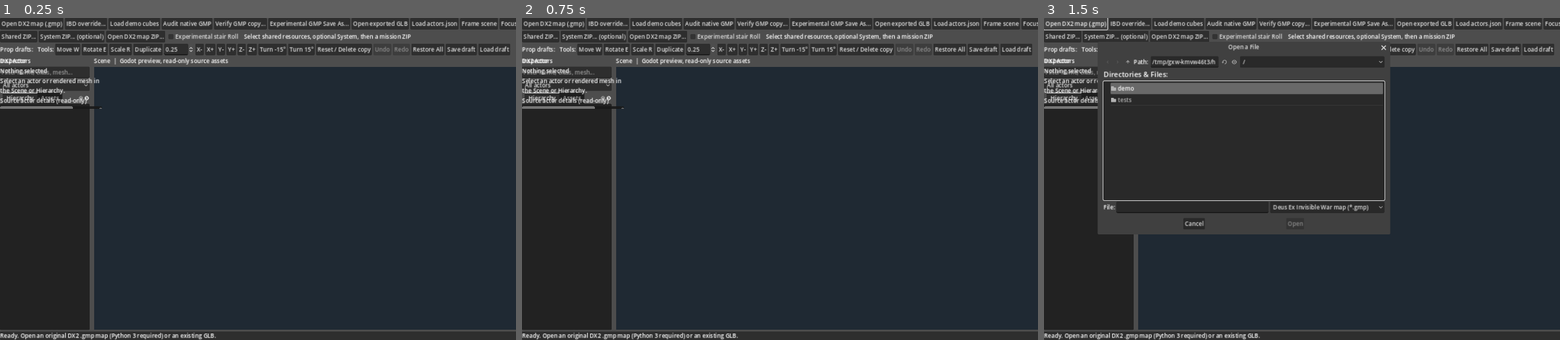
Above: before the commit, frames 1-3 (left to right).
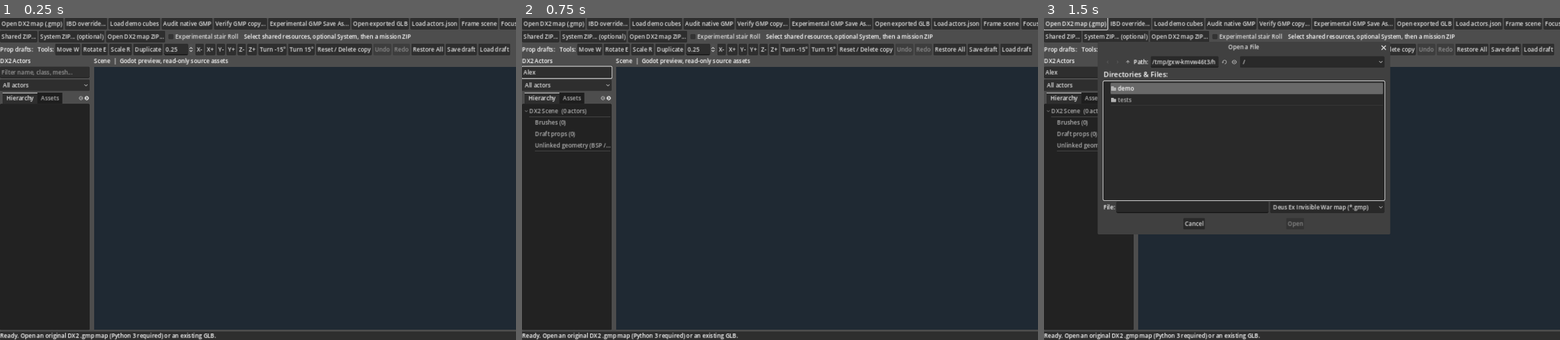
Above: after the commit, the same moments.

Repository: JakX2/Deus-Ex-2-SDK
Game: Godot game, scene res://main.tscn
Same seed, same stepped clock (60 frames per second), same inputs: the game is played once before the commit and once after it.
Inputs (mouse positions are in pixels of both pictures, inside the frame that each line leads up to):
- Up to frame 1 (0.25 s): no input
- Up to frame 2 (0.75 s): click (568, 72) at 0.52 s; type "Alex" at 0.6 s
- Up to frame 3 (1.5 s): click "Open DX2 map (.gmp)" at 1.25 s

The runs differ from the first frame. In frame 1, 0.7% of the frame differs, in the area x 0-20%, y 12-29%; in frame 2, 1.4%, in the area x 0-20%, y 12-42%; in frame 3, 0.9%.

Commit message:
Fix missing Inspector with nested two-way splits and show source-based placement audit for selected actors

Diff:
--- a/native_editor/godot_editor/main.gd
+++ b/native_editor/godot_editor/main.gd
@@ -35,6 +35,7 @@
 var hierarchy_syncing := false
 var inspector_title: Label
 var inspector_details: Label
+var placement_inspector: Label
 var inspector_transform_section: VBoxContainer
 var inspector_spins: Dictionary = {}
 var inspector_syncing := false
@@ -462,10 +463,16 @@
     actor_list.item_activated.connect(func(_index): focus_selected())
     sidebar.add_child(actor_list)
 
+    # Godot SplitContainer supports exactly two content children.
+    # The prior three-child version dropped the Inspector offscreen.
+    var content_split := HSplitContainer.new()
+    content_split.size_flags_horizontal = Control.SIZE_EXPAND_FILL
+    content_split.size_flags_vertical = Control.SIZE_EXPAND_FILL
+    horizontal.add_child(content_split)
     var scene_pane := VBoxContainer.new()
     scene_pane.size_flags_horizontal = Control.SIZE_EXPAND_FILL
     scene_pane.custom_minimum_size.x = 440
-    horizontal.add_child(scene_pane)
+    content_split.add_child(scene_pane)
     var scene_label := Label.new()
     scene_label.text = "Scene  |  Godot preview, read-only source assets"
     scene_pane.add_child(scene_label)
@@ -478,7 +485,7 @@
     var inspector_pane := VBoxContainer.new()
     inspector_pane.custom_minimum_size.x = 285
     inspector_pane.size_flags_vertical = Control.SIZE_EXPAND_FILL
-    horizontal.add_child(inspector_pane)
+    content_split.add_child(inspector_pane)
     var heading := Label.new()
     heading.text = "Inspector"
     inspector_pane.add_child(heading)
@@ -489,6 +496,15 @@
     inspector_details.text = "Select an actor or rendered mesh in the Scene or Hierarchy."
     inspector_details.autowrap_mode = TextServer.AUTOWRAP_WORD_SMART
     inspector_pane.add_child(inspector_details)
+    placement_inspector = Label.new()
+    placement_inspector.autowrap_mode = TextServer.AUTOWRAP_WORD_SMART
+    placement_inspector.visible = false
+    inspector_pane.add_child(placement_inspector)
+    var copy_placement := Button.new()
+    copy_placement.text = "Copy placement evidence"
+    copy_placement.tooltip_text = "Copy GMP vs IBD vs mesh vertex bounds and original pivot information"
+    copy_placement.pressed.connect(_copy_placement_evidence)
+    inspector_pane.add_child(copy_placement)
     inspector_transform_section = VBoxContainer.new()
     inspector_pane.add_child(inspector_transform_section)
     var inspector_transform_heading := Label.new()
@@ -1934,10 +1950,55 @@
     status_label.text = "Copied rotation hypotheses and BSP bounding-box evidence to clipboard."
 
 
+func _copy_placement_evidence() -> void:
+    var actor: Dictionary = {}
+    var nodes := _selection_nodes()
+    if nodes.size() == 1 and actors_by_name.has(str(nodes[0].name)):
+        actor = actors_by_name[str(nodes[0].name)]
+    elif nodes.is_empty() and not selected_actor.is_empty():
+        actor = selected_actor
+    if actor.is_empty():
+        status_label.text = "Select one original actor to copy placement evidence."
+        return
+    var data: Variant = actor.get("placement_diagnostic", null)
+    var report := _format_actor_diagnostic(actor)
+    if typeof(data) == TYPE_DICTIONARY:
+        report += "\n\n--- SOURCE MESH PIVOT / BOUNDS AUDIT ---\n" + JSON.stringify(data, "  ")
+    else:
+        report += "\n\nSource mesh audit unavailable for this actor."
+    DisplayServer.clipboard_set(report)
+    status_label.text = "Copied original mesh bounds, pivot, rotation and source evidence."
+
+
+func _refresh_placement_panel() -> void:
+    if placement_inspector == null:
+        return
+    var actor: Dictionary = {}
+    var nodes := _selection_nodes()
+    if nodes.size() == 1 and actors_by_name.has(str(nodes[0].name)):
+        actor = actors_by_name[str(nodes[0].name)]
+    elif nodes.is_empty() and not selected_actor.is_empty():
+        actor = selected_actor
+    var evidence: Variant = actor.get("placement_diagnostic", null)
+    placement_inspector.visible = typeof(evidence) == TYPE_DICTIONARY
+    if not placement_inspector.visible:
+        return
+    var data: Dictionary = evidence
+    var flags: Variant = data.get("warnings", [])
+    placement_inspector.text = (
+        "Mesh origin ↔ center: " + str(data.get("mesh_pivot_to_center_m", "?")) + " m" +
+        "\nIBD ↔ vertices max difference: " + str(data.get("ibd_vertex_bounds_max_delta_ue", "?")) + " UE" +
+        "\nGMP ↔ vertices max difference: " + str(data.get("gmp_vertex_bounds_max_delta_ue", "?")) + " UE" +
+        "\nSource checks: " + (", ".join(flags) if not flags.is_empty() else "No local bounds disagreements detected") +
+        "\nThese comparisons do not determine the correct world rotation."
+    )
+
+
 func _refresh_inspector_panel() -> void:
     if inspector_title == null or inspector_transform_section == null:
         return
     _refresh_brush_inspector()
+    _refresh_placement_panel()
     var nodes := _selection_nodes()
     var eligible := _draft_selected_is_prop()
     inspector_transform_section.visible = eligible
